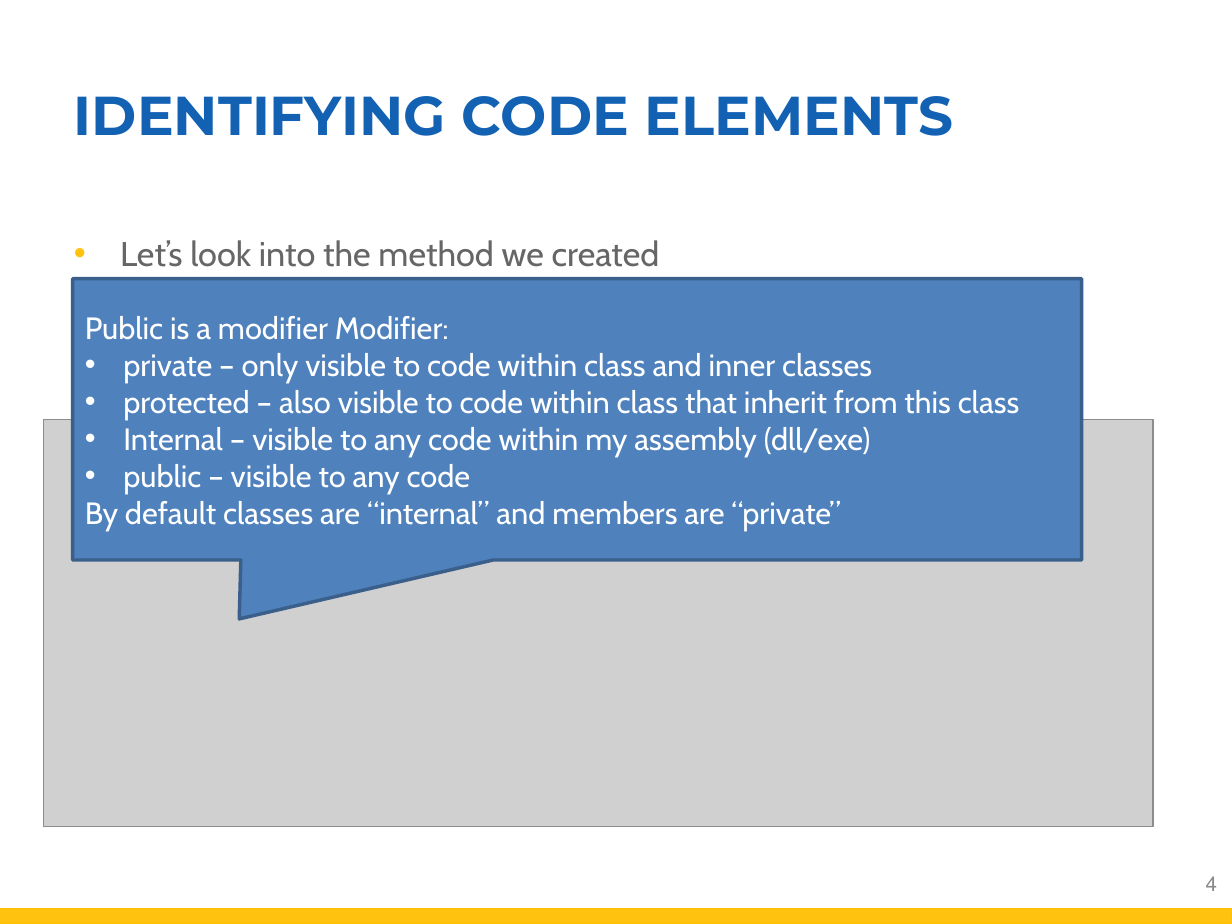
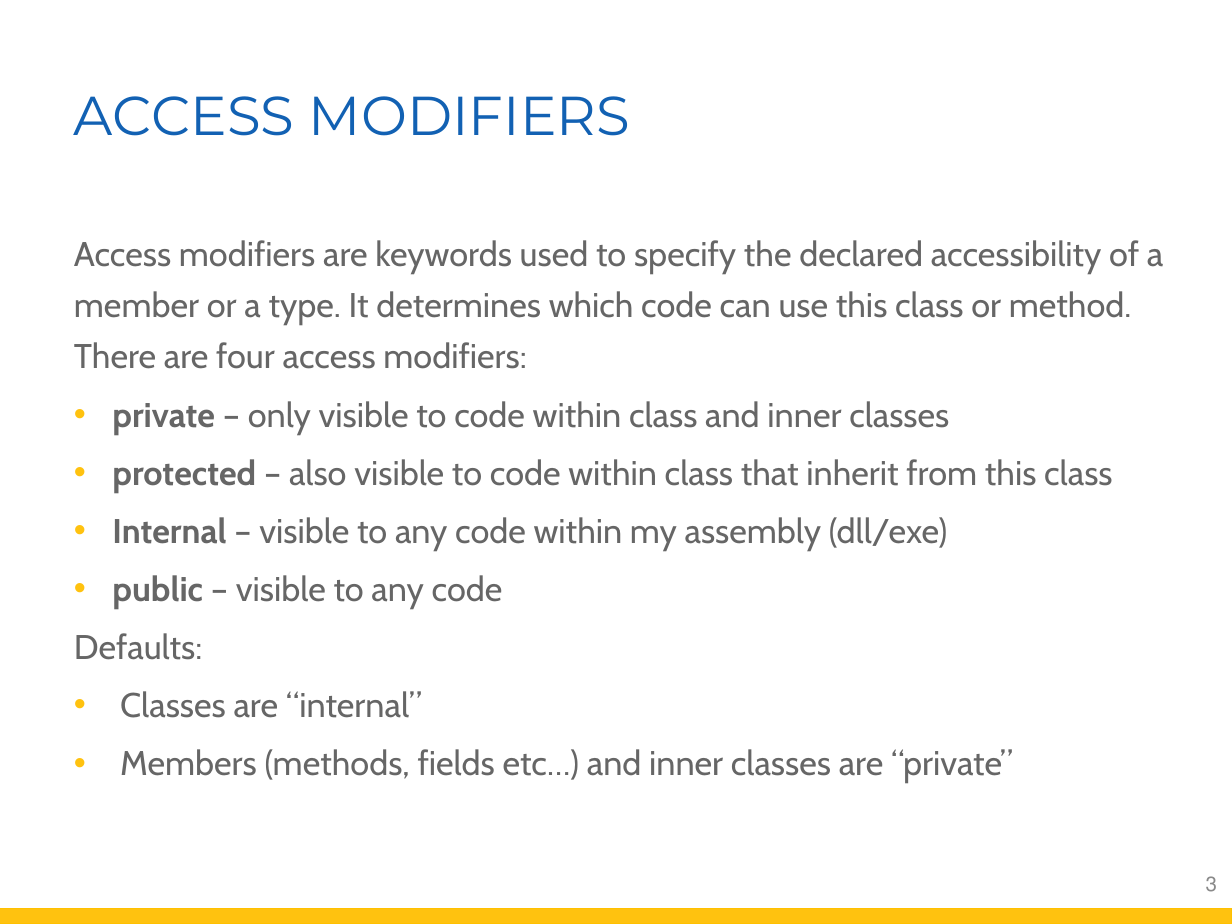
Before and after one commit to FireflyMigration/firefly-doc, a slide deck: slide 3 of dev-docs/guide/03_An_introduction-to-.NET/Training.pptx (slide 4 before the commit). Drawn at 1232x924 pixels with LibreOffice and Linux fonts; fonts in the diff are those of the drawing; grey boxes stand for pictures; background and template pictures are left out. Boxes give left, top, right and bottom in pixels: in the first picture for what was removed or moved away, otherwise in the second. Text is boxed around its words. In the diff, an @@ line names an element or a change of style, - is before the commit and + after.

```diff
--- a/dev-docs/guide/03_An_introduction-to-.NET/Training.pptx
+++ b/dev-docs/guide/03_An_introduction-to-.NET/Training.pptx
@@ title at box(74, 96, 630, 136): text changed; bold off @@
-IDENTIFYING CODE ELEMENTS
+ACCESS MODIFIERS
@@ text "Access modifiers are keywords used ...": place and size @@
-text "Access modifiers are keywords used ..." at box(73, 278, 1082, 559)
+text "Access modifiers are keywords used ..." at box(74, 240, 1163, 784)
@@ text "Access modifiers are keywords used ..." at box(74, 240, 1163, 784): vertical alignment middle to top; fill #4F81BD to none; outline #3A5F8C 2 pt to none @@
@@ text at box(74, 240, 1163, 369): text changed; size 18 to 20 pt; text colour #FFFFFF to #666666 @@
-Public is a modifier Modifier:
+Access modifiers are keywords used to specify the declared accessibility of a member or a type. It determines which code can use this class or method. There are four access modifiers:
@@ text removed at box(120, 240, 660, 267) @@
-• Let’s look into the method we created
@@ picture removed at box(43, 419, 1152, 827) @@
@@ text at box(112, 401, 1112, 609): size 18 to 20 pt, text colour #FFFFFF to #666666 in "private – only visible to code within ...", "protected – also visible to code within ...", "Internal – visible to any code within ...", "public – visible to any code"; bold on in "private", "protected", "Internal", "public"; line spacing 1 to 30pt; more space between paragraphs @@
@@ text at box(74, 633, 1013, 784): text changed; size 18 to 20 pt; text colour #FFFFFF to #666666 @@
-By default classes are “internal” and members are “private”
+Defaults:
+• Classes are “internal”
+• Members (methods, fields etc…) and inner classes are “private”
@@ page number at box(1206, 876, 1217, 892): text changed @@
-4
+3
```
Also in this commit, not shown: 1 other slide changed, 1 slide removed, 9 other files.
